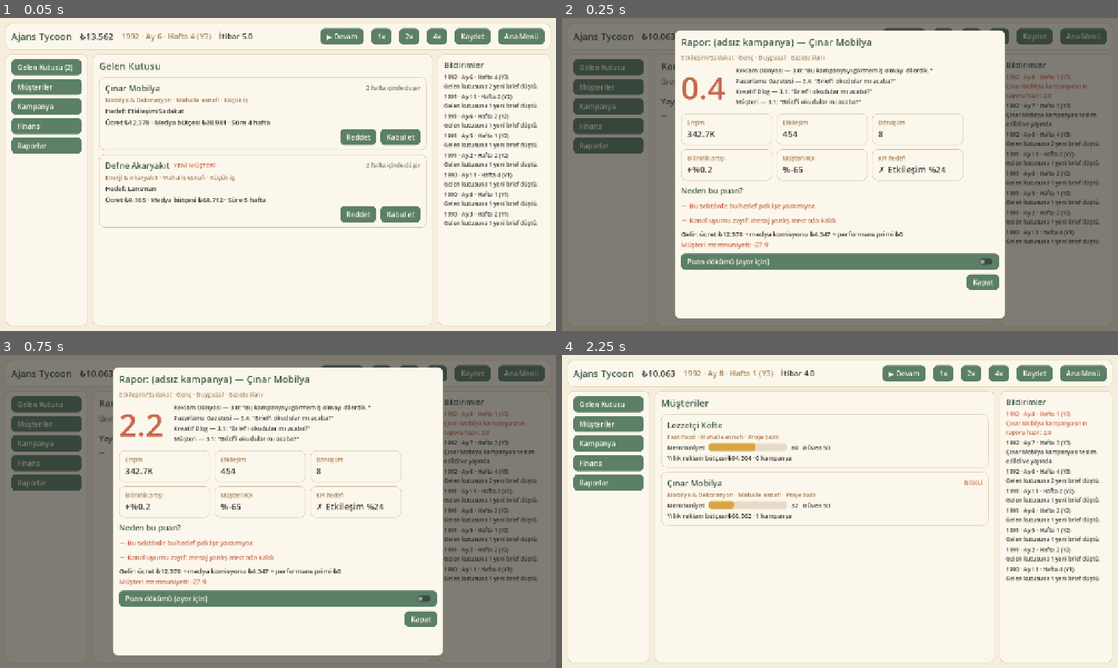
Above: before the commit, frames 1-4 (two rows, left to right).
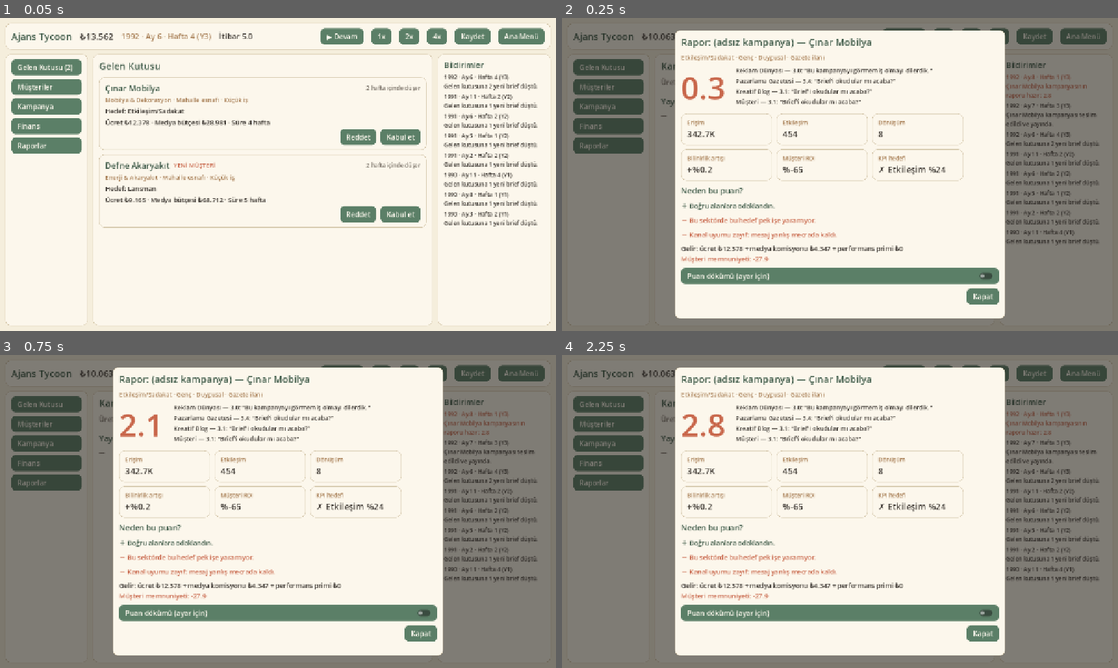
Above: after the commit, the same moments.

Repository: onursonmezz/AD_TYCOON
Game: Godot game, scene res://tools/ui_tour.tscn
Two runs of this game, one before a commit and one after it. Both use one fixed random seed, a clock stepped at 60 frames per second and the inputs below. This scene is started directly instead of the project's main scene.
Inputs:
- Up to frame 1 (0.05 s): no input
- Up to frame 2 (0.25 s): no input
- Up to frame 3 (0.75 s): click "▶ Devam" at 0.5 s
- Up to frame 4 (2.25 s): click "1x" at 1.25 s; click "2x" at 2 s

Frame 1 is identical in both runs. In frame 2, 7.3% of the frame differs, in the area x 21-79%, y 18-92%; in frame 3, 7.3%; in frame 4, 57%, in the area x 0-100%, y 0-100%.

Commit message:
Faz slider'ları GDT gibi bağımsız öncelik oldu; gerçek pay yanında gösteriliyor
Playtest geri bildirimi: bir slider oynatınca diğerleri kayıyordu (K-033).

Co-Authored-By: Claude Opus 5.5 <noreply@anthropic.com>

Diff:
--- a/data/balance.json
+++ b/data/balance.json
@@ -4,7 +4,7 @@
 	"fit_multiplier": { "-3": 0.45, "-2": 0.62, "-1": 0.82, "0": 1.0, "1": 1.06, "2": 1.14, "3": 1.25 },
 	"fit_row_rules": { "six_col": "1x+3, 1x+2, 1x+1, 1x0, 1x-1, 1x(-2|-3)", "four_col": "1x+3, 1x(+1|+2), 1x(0|-1), 1x(-2|-3)" },
 	"combo_weights": { "sector_objective": 0.35, "sector_audience": 0.25, "channel": 0.30, "tone": 0.10 },
-	"focus": { "min_mult": 0.80, "max_mult": 1.20, "slider_soft_cap": 0.60 },
+	"focus": { "min_mult": 0.80, "max_mult": 1.20, "slider_soft_cap": 0.60, "slider_default_priority": 50 },
 	"importance_values": { "3": 1.0, "2": 0.7, "1": 0.45, "0": 0.3, "-1": 0.15, "-2": 0.05, "-3": 0.0 },
 	"balance_sk": { "penalty_per_log": 0.25, "max_penalty": 0.30 },
 	"novelty": { "same_pair_recent3": 0.88, "same_triplet_last": 0.75, "same_client_12w": 0.85,
--- a/localization/strings.csv
+++ b/localization/strings.csv
@@ -186,7 +186,7 @@
 UI_COUNTERS,S %d · K %d · T %d · hata %d,S %d · C %d · T %d · errors %d
 UI_AIRING_ROW,%s · %d hafta sonra rapor,%s · report in %d week(s)
 UI_PHASE_SLIDERS,%s başlıyor: emeğini nasıl dağıtacaksın?,%s is starting: how will you split your effort?
-UI_PHASE_SLIDERS_HINT,Üç alanın toplamı %100. Tek alana %60'tan fazlası azalan getiri verir.,The three areas total 100%. Putting more than 60% into one area gives diminishing returns.
+UI_PHASE_SLIDERS_HINT,"Her slider bir öncelik. İş, önceliklerin oranına göre dağılır; sağdaki yüzde gerçek payı gösterir. Bir alana %60'tan fazlası azalan getiri verir.",Each slider is a priority. Work is split in proportion to the priorities; the percentage on the right is the real share. More than 60% in one area gives diminishing returns.
 UI_START_PHASE,Fazı başlat,Start phase
 UI_FINANCE_HINT,Müşteriler 30/60/90 günde öder; medyayı ise teslimden 6 hafta sonra kanallara sen ödersin. Arada nakit sıkışabilir.,"Clients pay in 30/60/90 days, but you pay the media 6 weeks after delivery. Cash can get tight in between."
 UI_FIN_CASH,Nakit,Cash
--- a/src/ui/screens/campaign_panel.gd
+++ b/src/ui/screens/campaign_panel.gd
@@ -10,7 +10,6 @@
 var _sliders: Array[HSlider] = []
 var _value_labels: Array[Label] = []
 var _airing: VBoxContainer
-var _adjusting: bool = false
 var _signature: String = ""
 
 
@@ -97,7 +96,6 @@
 	_slider_box.add_child(UiUtil.label(tr("UI_PHASE_SLIDERS") % tr("PHASE_%d" % phase), 18, UiUtil.TERRACOTTA))
 	_slider_box.add_child(UiUtil.wrapped(tr("UI_PHASE_SLIDERS_HINT"), 14, UiUtil.MUTED, 420.0))
 	var ids: Array[String] = data.focus_ids_of_phase(phase)
-	var current: Array = camp["setup"]["sliders"][phase]
 	for i: int in 3:
 		var row: HBoxContainer = UiUtil.hbox()
 		var name_label: Label = UiUtil.label(UiUtil.name_of(data.focus_areas, ids[i]), 16)
@@ -107,53 +105,39 @@
 		slider.min_value = 0.0
 		slider.max_value = 100.0
 		slider.step = 1.0
-		slider.value = roundf(float(current[i]) * 100.0)
+		slider.value = data.balf("focus.slider_default_priority")
 		slider.custom_minimum_size.x = 260.0
-		slider.value_changed.connect(func(_v: float) -> void: _on_slider(i))
+		slider.value_changed.connect(func(_v: float) -> void: _update_value_labels())
 		row.add_child(slider)
 		var value_label: Label = UiUtil.label("", 16)
+		value_label.custom_minimum_size.x = 60.0
 		row.add_child(value_label)
 		_sliders.append(slider)
 		_value_labels.append(value_label)
 		_slider_box.add_child(row)
-	_normalize_from(0)
 	_update_value_labels()
 	_slider_box.add_child(UiUtil.button(tr("UI_START_PHASE"), _on_confirm))
 
 
-## Bir slider değişince diğer ikisini orantılı ayarlar; toplam her zaman 100.
-func _on_slider(changed: int) -> void:
-	if _adjusting:
-		return
-	_normalize_from(changed)
-	_update_value_labels()
-
-
-func _normalize_from(changed: int) -> void:
-	_adjusting = true
-	var fixed: float = _sliders[changed].value
-	var others: Array[int] = []
-	for i: int in 3:
-		if i != changed:
-			others.append(i)
-	var rest: float = _sliders[others[0]].value + _sliders[others[1]].value
-	var remaining: float = 100.0 - fixed
-	if rest <= 0.0:
-		_sliders[others[0]].value = roundf(remaining / 2.0)
-	else:
-		_sliders[others[0]].value = roundf(remaining * _sliders[others[0]].value / rest)
-	_sliders[others[1]].value = remaining - _sliders[others[0]].value
-	_adjusting = false
+## Her slider bağımsız bir öncelik (GDT gibi); iş payı = öncelik / öncelikler toplamı (K-033).
+## Hepsi 0 ise iş eşit dağılır. Paylar her zaman tam %100 eder.
+func shares() -> Array[float]:
+	var total: float = 0.0
+	for slider: HSlider in _sliders:
+		total += slider.value
+	var out: Array[float] = []
+	for i: int in _sliders.size():
+		out.append(1.0 / _sliders.size() if total <= 0.0 else _sliders[i].value / total)
+	out[out.size() - 1] = 1.0 - out[0] - out[1]
+	return out
 
 
 func _update_value_labels() -> void:
+	var s: Array[float] = shares()
 	for i: int in _sliders.size():
-		_value_labels[i].text = "%%%d" % int(_sliders[i].value)
+		_value_labels[i].text = "%%%d" % int(roundf(s[i] * 100.0))
 
 
 func _on_confirm() -> void:
-	var values: Array = []
-	for slider: HSlider in _sliders:
-		values.append(slider.value / 100.0)
-	if GameState.set_phase_sliders(values):
+	if GameState.set_phase_sliders(shares()):
 		Clock.set_paused(false)
--- a/tests/test_m2_flow.gd
+++ b/tests/test_m2_flow.gd
@@ -144,6 +144,22 @@
 	wizard.call("_on_start")
 	await wait_physics_frames(2)
 	assert_false(sim.state.is_idle(), "sihirbaz kampanyayı başlattı")
+	while not GameState.is_waiting():
+		GameState.step_day()
+	screen.call("show_panel", "campaign")
+	await wait_physics_frames(1)
+	var panel: CampaignPanel = screen.get("_panel")
+	var sliders: Array[HSlider] = panel.get("_sliders")
+	for s: HSlider in sliders:
+		s.value = 100.0
+	assert_almost_eq(panel.shares()[0], 1.0 / 3.0, 0.0001, "hepsi %100 → eşit dağılım (GDT)")
+	sliders[0].value = 30.0
+	sliders[1].value = 30.0
+	sliders[2].value = 60.0
+	assert_eq(sliders[0].value, 30.0, "bir slider diğerlerini kaydırmaz")
+	assert_almost_eq(panel.shares()[2], 0.5, 0.0001)
+	panel.call("_on_confirm")
+	assert_false(GameState.is_waiting())
 	var reports_before: int = sim.state.finished.size()
 	for i: int in 1000:
 		if GameState.is_waiting():
--- a/tools/ui_tour.gd
+++ b/tools/ui_tour.gd
@@ -34,7 +34,14 @@
 	while not GameState.is_waiting():
 		GameState.step_day()
 	await _shot("04_phase_sliders")
-	GameState.set_phase_sliders([0.5, 0.3, 0.2])
+	var panel: CampaignPanel = screen.get("_panel")
+	var sliders: Array[HSlider] = panel.get("_sliders")
+	sliders[0].value = 30.0
+	sliders[1].value = 90.0
+	sliders[2].value = 60.0
+	await _shot("04b_phase_sliders_moved")
+	panel.call("_on_confirm")
+	Clock.set_paused(true)
 	for i: int in 10:
 		GameState.step_day()
 	await _shot("05_phase_running")
